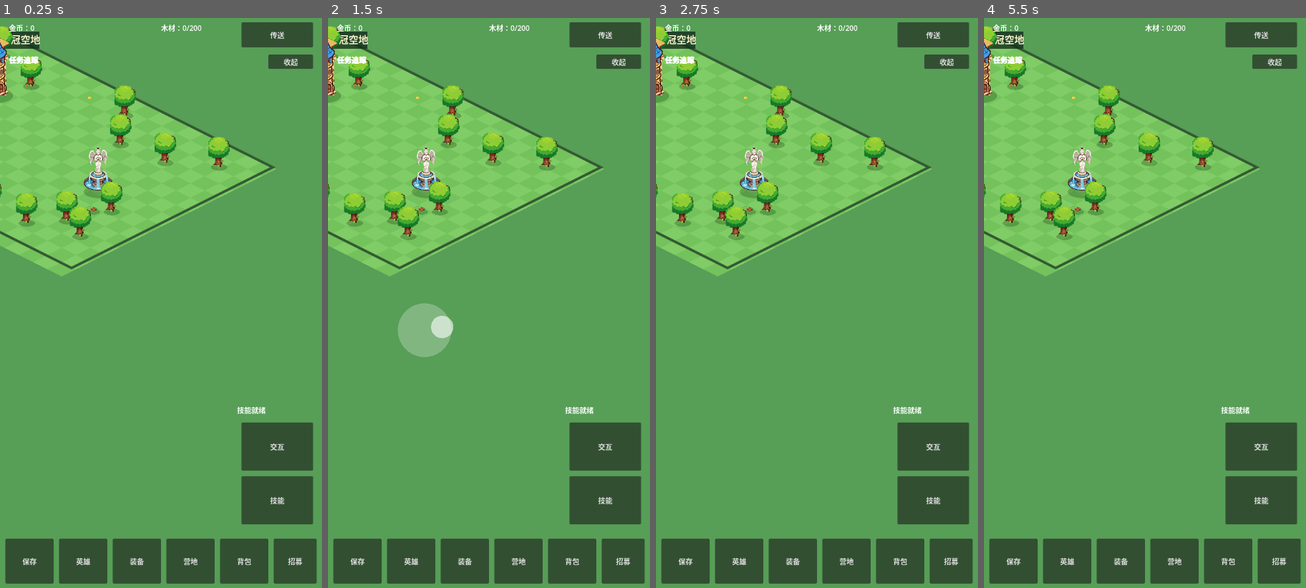
Above: before the commit, frames 1-4 (left to right).
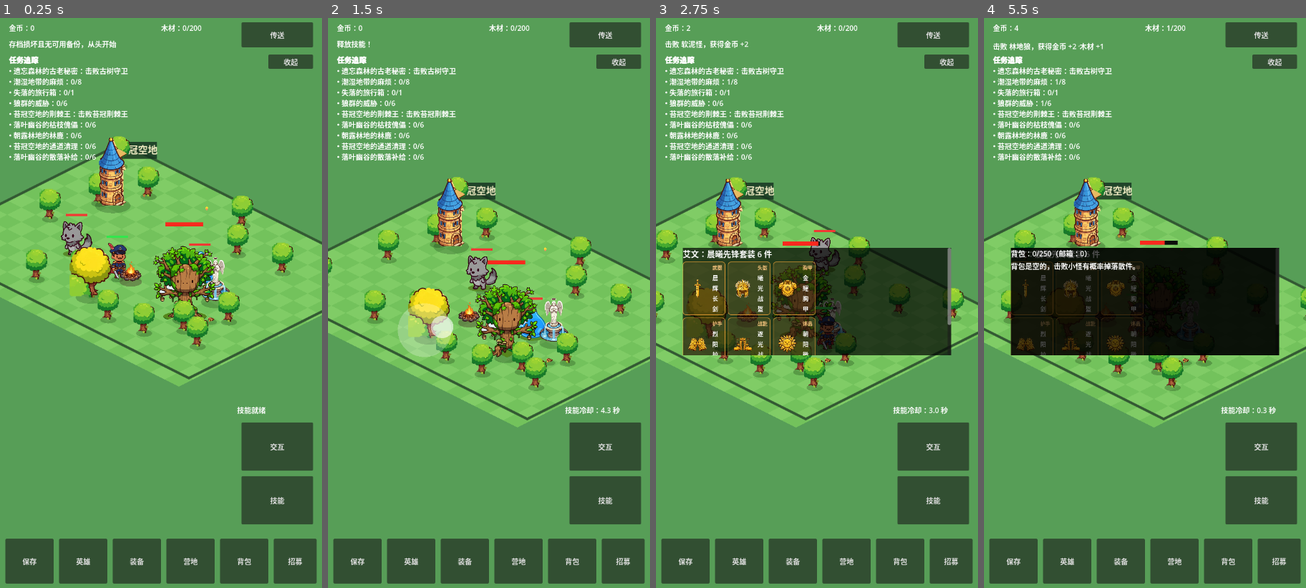
Above: after the commit, the same moments.

Repository: oneyi53/game
Game: Godot game, scene res://scenes/main.tscn
Same seed, same stepped clock (60 frames per second), same inputs: the game is played once before the commit and once after it.
Inputs (mouse positions are in pixels of both pictures, inside the frame that each line leads up to):
- Up to frame 1 (0.25 s): no input
- Up to frame 2 (1.5 s): tap Enter at 0.5 s; move the mouse to (559, 274) at 0.52 s; hold Right (ui_right) 0.53-1.25 s; tap E at 0.6 s; click (559, 274) at 0.67 s; tap Space at 0.77 s; drag from (424, 331) to (579, 303) at 1.27 s
- Up to frame 3 (2.75 s): move the mouse to (849, 177) at 2.02 s; hold Right (ui_right) from 2.03 s (still down); tap Q at 2.1 s
- Up to frame 4 (5.5 s): release Right (ui_right) at 2.75 s; drag from (1128, 417) to (1048, 217) at 2.77 s; move the mouse to (1241, 388) at 3.52 s; hold Left (ui_left) 3.53-4.25 s; tap B at 3.6 s; tap Space at 3.77 s; drag from (1048, 217) to (1235, 303) at 4.27 s; move the mouse to (1161, 303) at 5.02 s; hold Down (ui_down) from 5.03 s (still down); tap E at 5.1 s; click (1161, 303) at 5.17 s

The runs differ from the first frame. In frame 1, 34% of the frame differs, in the area x 0-100%, y 1-65%; in frame 2, 41%; in frame 3, 41%; in frame 4, 42%, in the area x 0-100%, y 1-72%.
Error before the commit: Parse Error: Expected ":" after "if" condition. (res://scripts/enemy/boss.gd:140)

Commit message:
Fix boss proximity condition syntax

Diff:
--- a/scripts/enemy/boss.gd
+++ b/scripts/enemy/boss.gd
@@ -137,7 +137,7 @@
                 continue
             if str(hero.get("world_map_id")) != str(get_meta("world_map_id", "")):
                 continue
-            if global_position.distance_to(hero.global_position) <= 110.0
+            if global_position.distance_to(hero.global_position) <= 110.0:
                 anyone_close = true
                 break
         if anyone_close:
